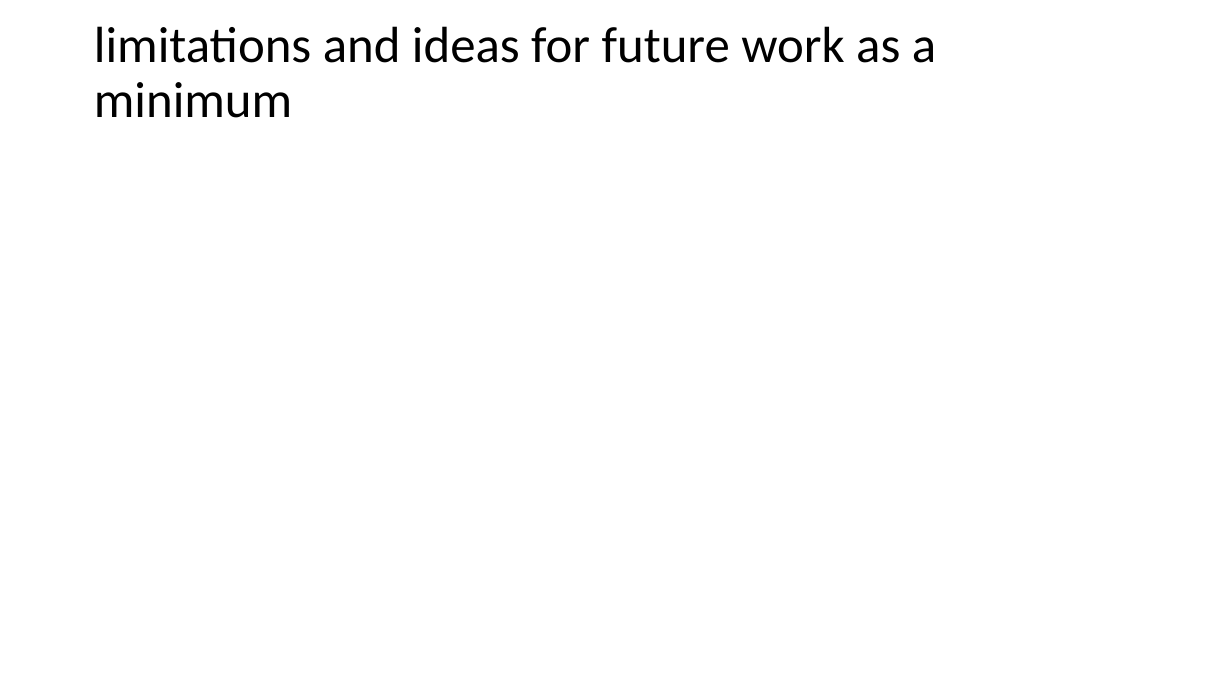
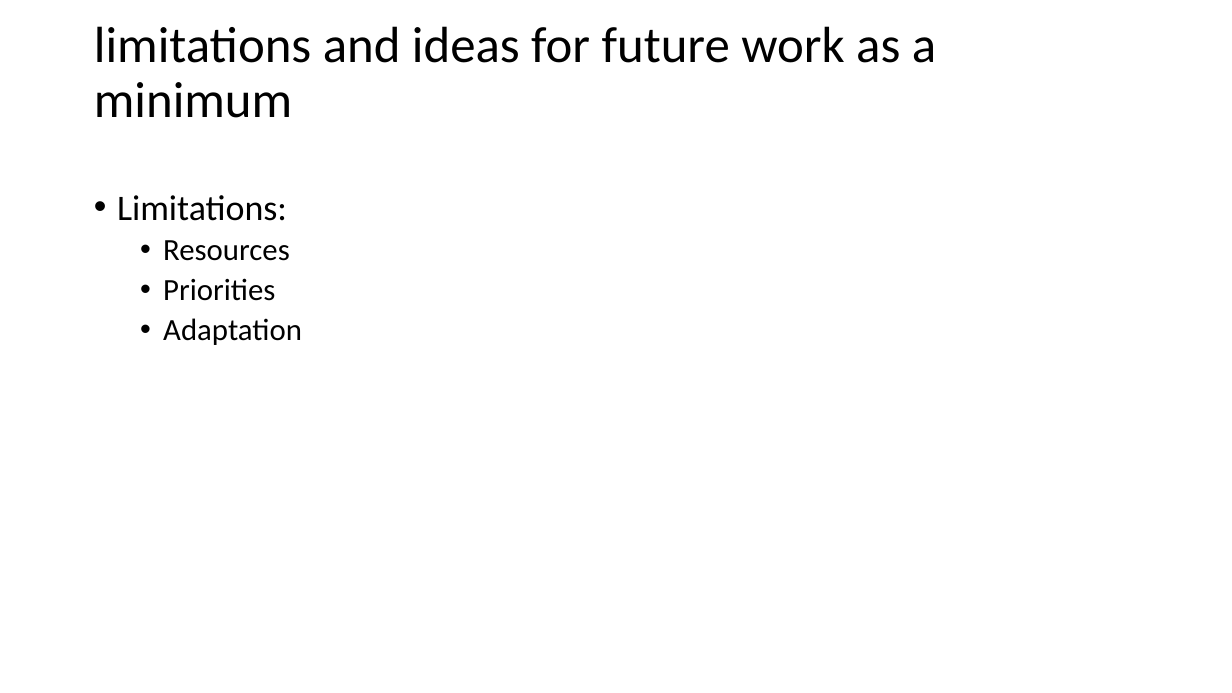
Before and after one commit to ayo-dami/Artificial-Virtual-Assistant, a slide deck: slide 12 of ava presentation.pptx. Drawn at 1232x693 pixels with LibreOffice and Linux fonts; fonts in the diff are those of the drawing; background and template pictures are left out. Boxes give left, top, right and bottom in pixels: in the first picture for what was removed or moved away, otherwise in the second. Text is boxed around its words. In the diff, an @@ line names an element or a change of style, - is before the commit and + after.

```diff
--- a/ava presentation.pptx
+++ b/ava presentation.pptx
@@ text added at [117,195,302,345], 24 pt, text #000000 @@
+• Limitations:
+  • Resources
+  • Priorities
+  • Adaptation
```
Also in this commit, not shown: 3 other slides changed.
